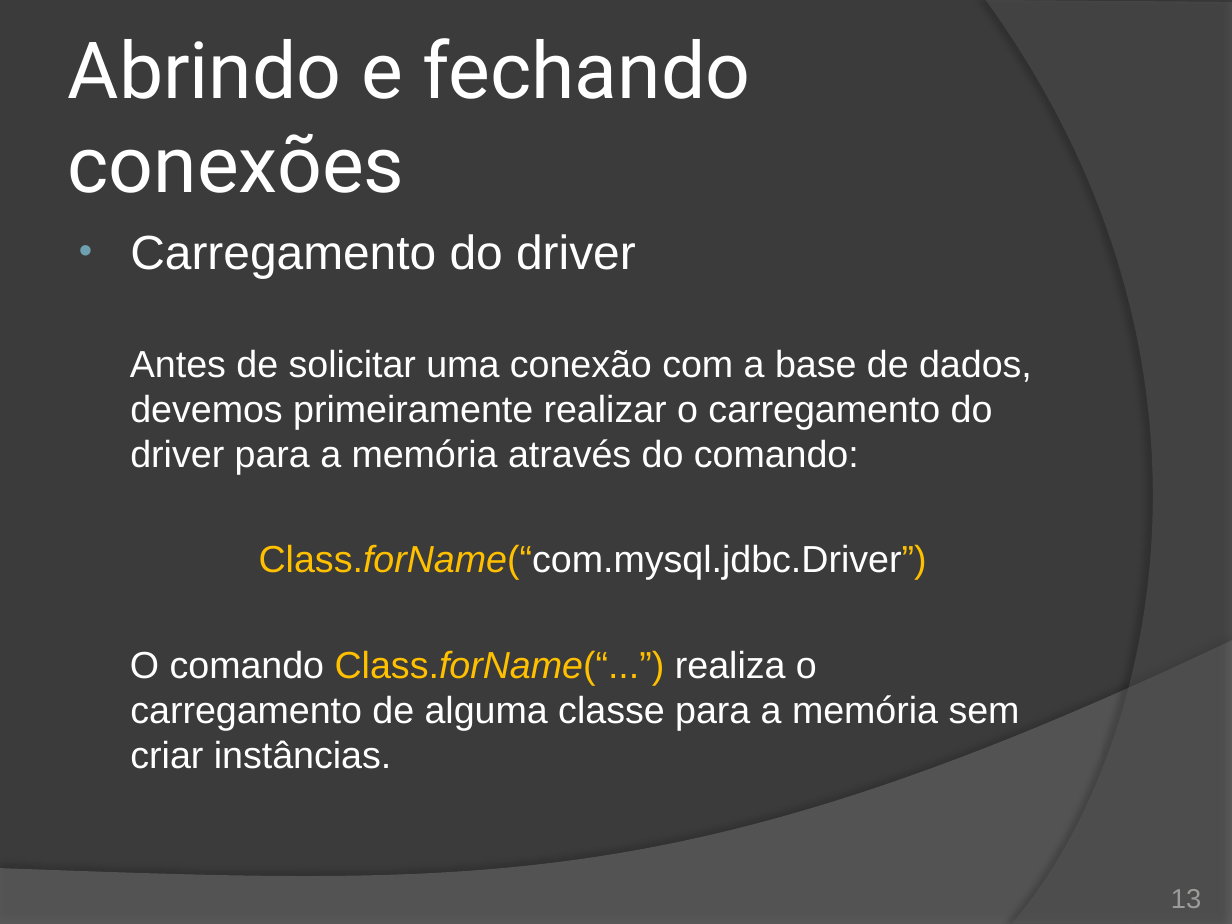
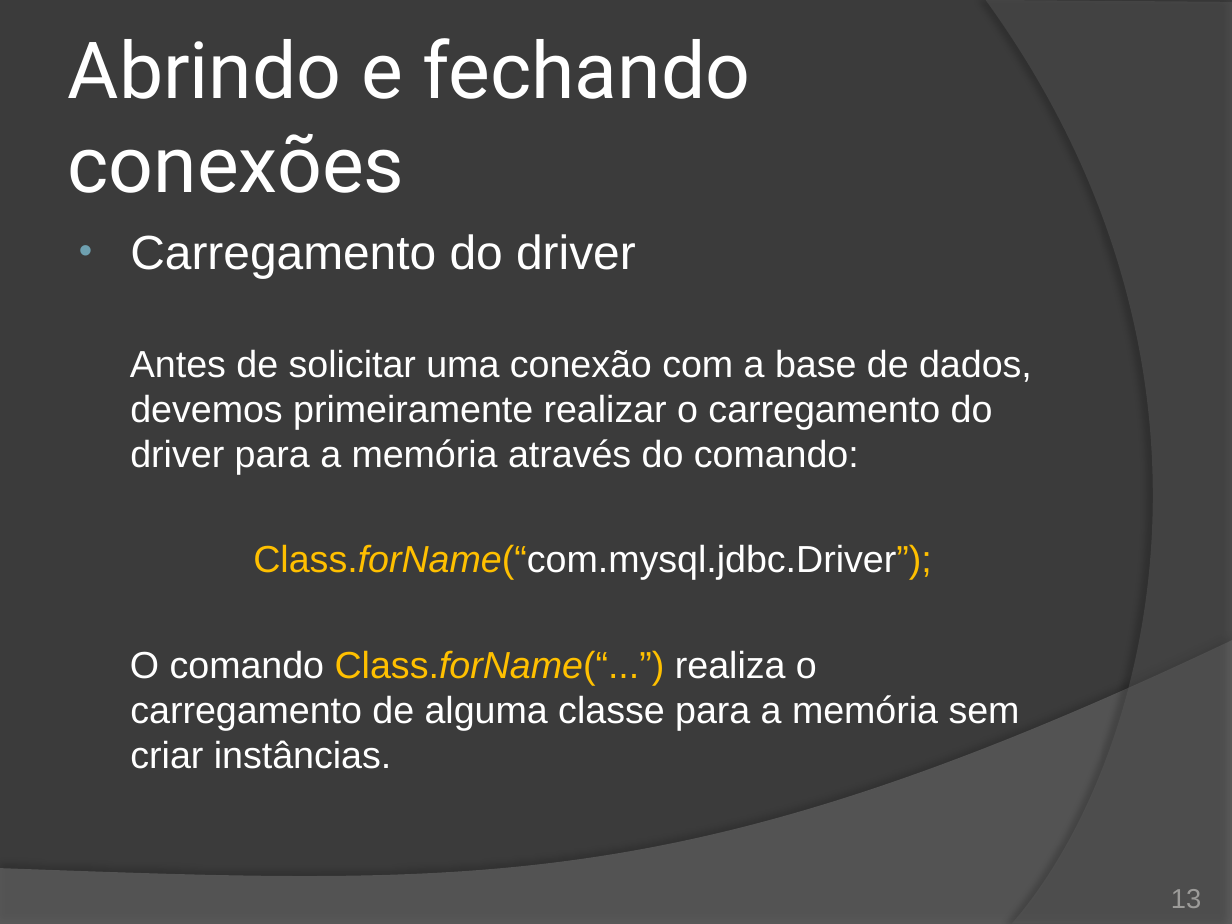
Before and after one commit to duchesqui/slzvieira-training, a slide deck: slide 13 of 2-Java-Programmer-Modulo-II/19.Capitulo11.pptx. Drawn at 1232x924 pixels with LibreOffice and Linux fonts; fonts in the diff are those of the drawing. Boxes give left, top, right and bottom in pixels: in the first picture for what was removed or moved away, otherwise in the second. Text is boxed around its words. In the diff, an @@ line names an element or a change of style, - is before the commit and + after.

```diff
--- a/2-Java-Programmer-Modulo-II/19.Capitulo11.pptx
+++ b/2-Java-Programmer-Modulo-II/19.Capitulo11.pptx
@@ text at (253, 544, 931, 580): text changed @@
-Class.forName(“com.mysql.jdbc.Driver”)
+Class.forName(“com.mysql.jdbc.Driver”);
```
Also in this commit, not shown: 2 other slides changed, 1 slide added, 33 other files.
